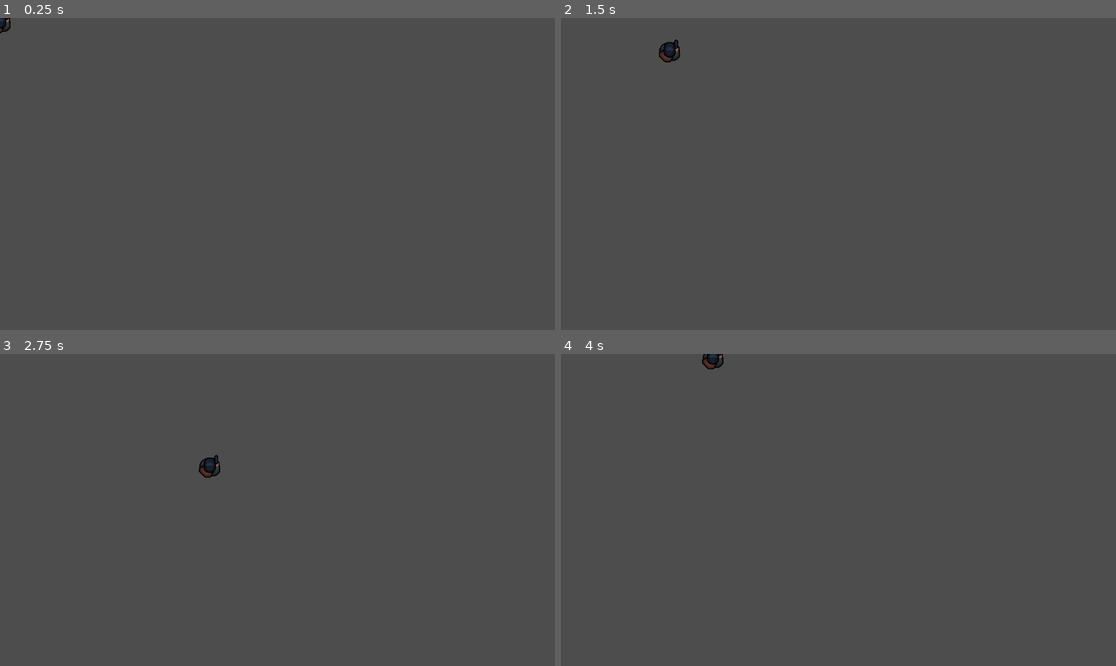
Above: before the commit, frames 1-4 (two rows, left to right).
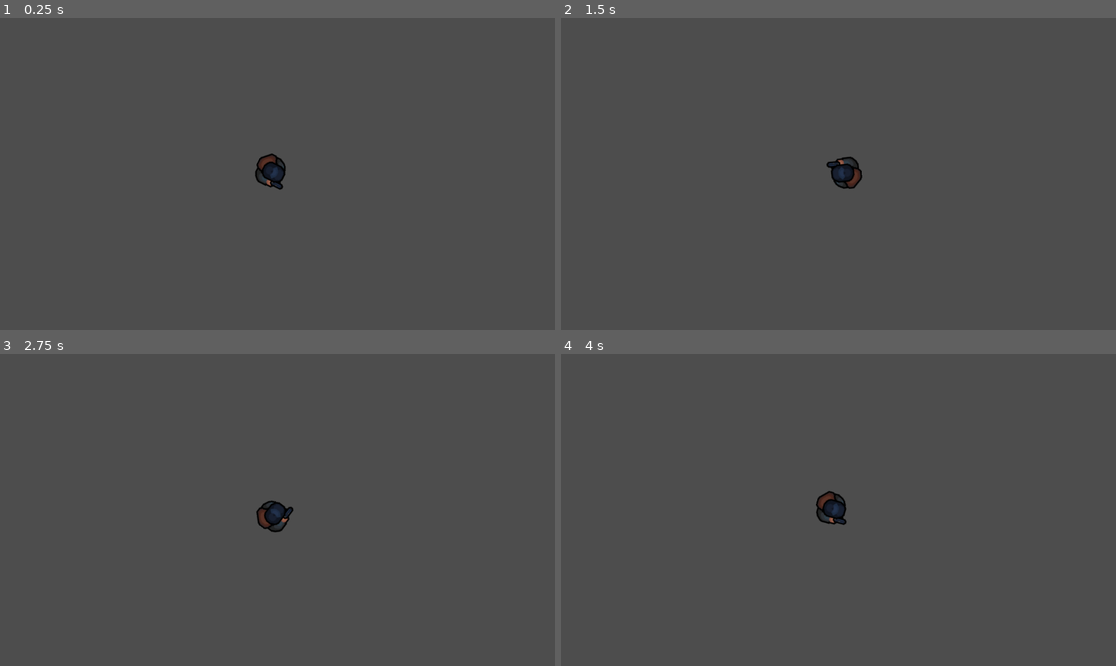
Above: after the commit, the same moments.

Repository: carlosManoelWendorff1/koma-zone
Game: Godot game, scene res://main.tscn
The game is run twice, just before and just after one commit, with the same random seed, the same clock (stepped at 60 frames per second) and the same inputs.
Inputs (mouse positions are in pixels of both pictures, inside the frame that each line leads up to):
- Up to frame 1 (0.25 s): no input
- Up to frame 2 (1.5 s): tap Enter (ui_accept) at 0.5, 1.35 s; move the mouse to (960, 158) at 0.52 s; hold Right (ui_right) 0.53-1.28 s; hold Enter (ui_accept) 0.53-1.28 s; move the mouse to (727, 189) at 1.27 s; hold Down (ui_down) from 1.28 s (still down)
- Up to frame 3 (2.75 s): tap Enter (ui_accept) at 1.52, 1.82 s; move the mouse to (333, 441) at 2.02 s; release Down (ui_down) at 2.03 s; hold Right (ui_right) from 2.03 s (still down); hold Enter (ui_accept) from 2.03 s (still down)
- Up to frame 4 (4 s): move the mouse to (810, 572) at 2.77 s; release Right (ui_right) at 2.78 s; release Enter (ui_accept) at 2.78 s; hold Up (ui_up) 2.78-3.53 s; tap Enter (ui_accept) at 2.85, 3.02, 3.32 s; move the mouse to (1005, 556) at 3.52 s; hold Left (ui_left) from 3.53 s (still down); hold Enter (ui_accept) from 3.53 s (still down)

The runs differ from the first frame. In frame 1, 0.6% of the frame differs, in the area x 0-52%, y 0-56%; in frame 2, 0.7%, in the area x 17-55%, y 6-55%; in frame 3, 0.7%; in frame 4, 0.6%.

Commit message:
player camera and movement

Diff:
--- a/main.tscn
+++ b/main.tscn
@@ -5,3 +5,6 @@
 [node name="Node2D" type="Node2D"]
 
 [node name="player" parent="." instance=ExtResource("1_ig7tw")]
+
+[node name="Camera2D" type="Camera2D" parent="player"]
+zoom = Vector2(1.5, 1.5)
--- a/player/player.gd
+++ b/player/player.gd
@@ -3,23 +3,26 @@
 const SPEED = 300.0
 
 @export var money = 0
-
 @export var KillCount = 0
 
 func _physics_process(delta: float) -> void:
 	var input_vector = Vector2.ZERO
 
-	# Captura o input das setas ou teclas W/A/S/D
 	input_vector.x = Input.get_action_strength("ui_right") - Input.get_action_strength("ui_left")
 	input_vector.y = Input.get_action_strength("ui_down") - Input.get_action_strength("ui_up")
-	# Normaliza pra manter mesma velocidade em diagonais
 	input_vector = input_vector.normalized()
-	if Input.get_action_strength("ui_accept") :
-		money +=1 ;
-		KillCount +=1;
-		print(money)
-		print(KillCount)
-	# Aplica velocidade
+
 	velocity = input_vector * SPEED
+	move_and_slide()
 
-	move_and_slide()
+	var mouse_pos = get_global_mouse_position()
+	var direction = mouse_pos - global_position
+
+	# Ajuste para o sprite: se seu sprite está olhando "para cima", subtraia 90 graus (PI/2)
+	rotation = direction.angle() + deg_to_rad(90)
+
+	if Input.is_action_just_pressed("ui_accept"):
+		money += 1
+		KillCount += 1
+		print("Money:", money)
+		print("Kills:", KillCount)
